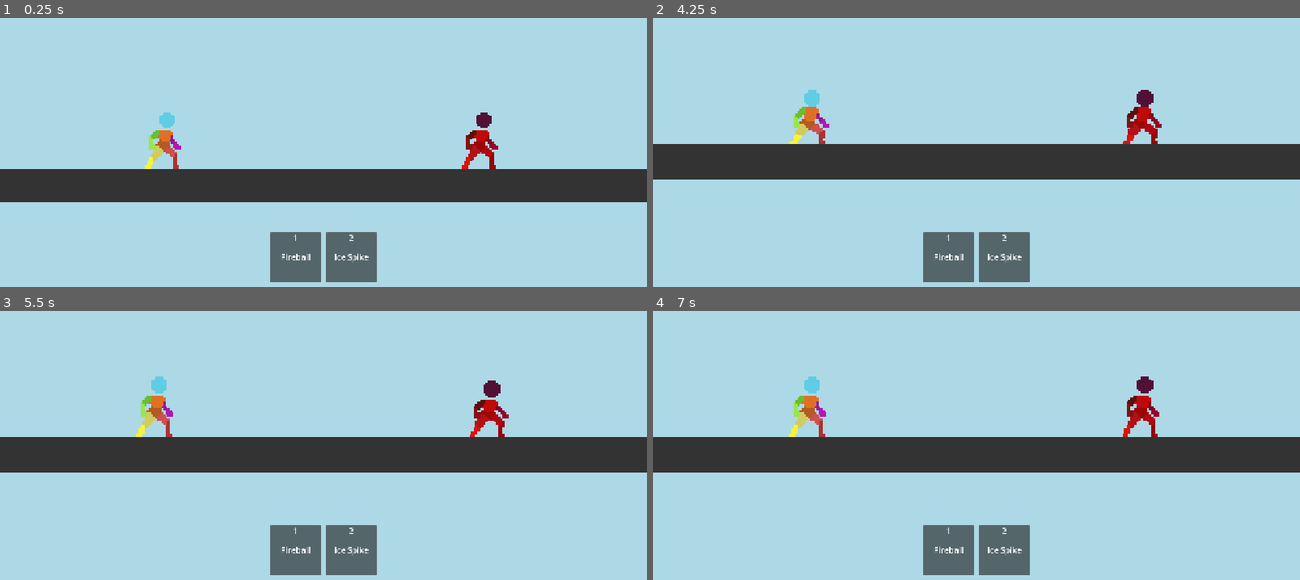
Above: before the commit, frames 1-4 (two rows, left to right).
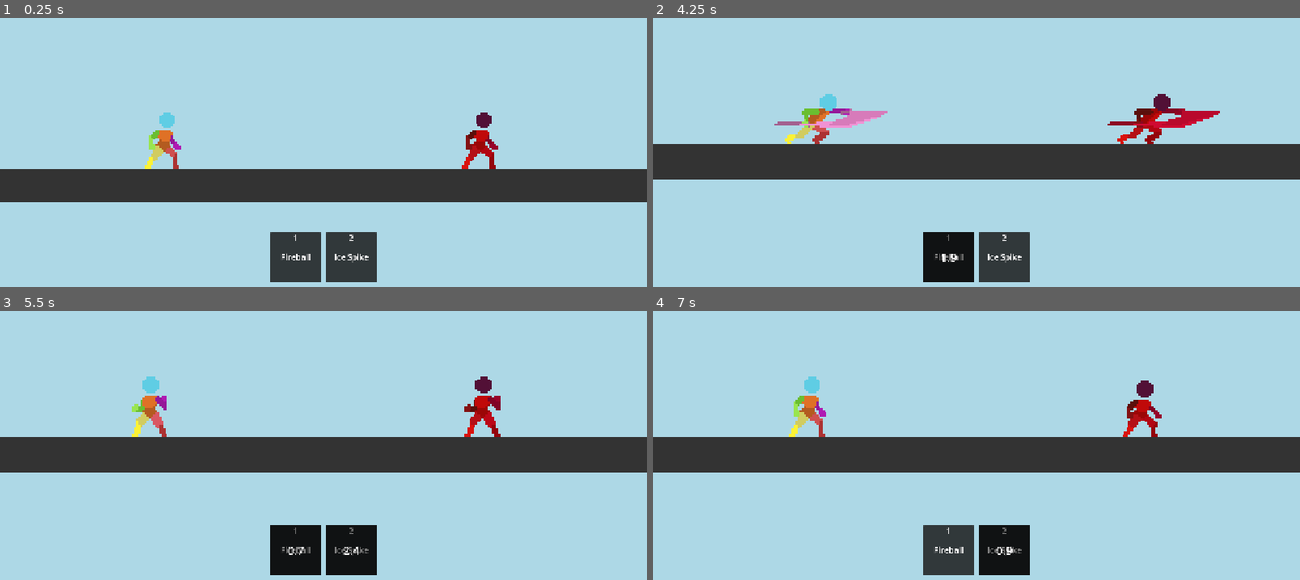
Above: after the commit, the same moments.

Repository: DevKlim/bookranker
Game: Godot game, scene res://scenes/Main.tscn
The game is run twice, just before and just after one commit, with the same random seed, the same clock (stepped at 60 frames per second) and the same inputs.
Inputs (mouse positions are in pixels of both pictures, inside the frame that each line leads up to):
- Up to frame 1 (0.25 s): no input
- Up to frame 2 (4.25 s): tap Enter at 0.5 s; move the mouse to (1118, 93) at 0.52 s; click (1118, 93) at 0.67 s; move the mouse to (847, 128) at 1.27 s; click (847, 128) at 1.42 s; move the mouse to (1041, 31) at 2.02 s; click (1041, 31) at 2.17 s; move the mouse to (944, 184) at 2.77 s; click (944, 184) at 2.92 s; move the mouse to (1170, 165) at 3.52 s; click (1170, 165) at 3.67 s; tap 1 (skill1) at 4.15 s
- Up to frame 3 (5.5 s): move the mouse to (129, 348) at 4.27 s; click (129, 348) at 4.42 s; tap 2 (skill2) at 4.9 s; move the mouse to (355, 405) at 5.02 s; click (355, 405) at 5.17 s
- Up to frame 4 (7 s): tap 3 (skill3) at 5.65 s; move the mouse to (879, 313) at 5.77 s; click (879, 313) at 5.92 s; tap 4 (skill4) at 6.4 s; move the mouse to (1118, 386) at 6.52 s; click (1118, 386) at 6.67 s

The runs differ from the first frame. In frame 1, 2.8% of the frame differs, in the area x 41-59%, y 79-99%; in frame 2, 5.2%, in the area x 18-88%, y 26-99%; in frame 3, 4.4%; in frame 4, 3.2%.
Error before the commit: Invalid access to property or key 'current_state' on a base object of type 'null instance'. (res://skill-system/PlayerSkillHandler.gd:47)

Commit message:
merge compl

Diff:
--- a/scenes/Main.tscn
+++ b/scenes/Main.tscn
@@ -1,10 +1,5 @@
-[gd_scene load_steps=6 format=3 uid="uid://dx3sxiv5a1apv"]
+[gd_scene load_steps=5 format=3 uid="uid://dx3sxiv5a1apv"]
 
-[ext_resource type="Script" uid="uid://ds0u5is7adgf7" path="res://Main.gd" id="1_2n7h5"]
-[ext_resource type="PackedScene" uid="uid://ck6c55r53o22t" path="res://Level.tscn" id="2_2o4n6"]
-[ext_resource type="PackedScene" uid="uid://ddt0l01c1q28p" path="res://Player.tscn" id="3_6d7t0"]
-[ext_resource type="Script" uid="uid://hqj6wruhs3yh" path="res://skill-system/PlayerSkillHandler.gd" id="4_cm0pq"]
-[ext_resource type="PackedScene" uid="uid://cpk7vy4faftvg" path="res://skill-system/ui/SkillBar.tscn" id="5_fos0i"]
 [ext_resource type="Script" uid="uid://dtfnsy5jfo334" path="res://scripts/Main.gd" id="1_0bbpv"]
 [ext_resource type="PackedScene" uid="uid://ck6c55r53o22t" path="res://scenes/Level.tscn" id="2_2o4n6"]
 [ext_resource type="PackedScene" uid="uid://ddt0l01c1q28p" path="res://scenes/Player.tscn" id="3_6d7t0"]
@@ -32,10 +27,6 @@
 jump_buffer_time = 0.19999999999708962
 landing_lag_duration = 0.3000000000029104
 
-[node name="Node" type="Node" parent="Player1"]
-script = ExtResource("4_cm0pq")
-skill_bar_scene = ExtResource("5_fos0i")
-
 [node name="Player2" parent="." instance=ExtResource("3_6d7t0")]
 position = Vector2(880, 350)
 scale = Vector2(3, 3)
--- a/scenes/Player.tscn
+++ b/scenes/Player.tscn
@@ -19,6 +19,9 @@
 [ext_resource type="Texture2D" uid="uid://dplr7g35oqe" path="res://assets/2d_fighter_template/Katana Continuous Attack/player katana continuous attack 80x64.png" id="18_5t5r0"]
 [ext_resource type="Script" uid="uid://qxwpqoxfr36e" path="res://scripts/editor/EditorHitbox.gd" id="19_ebwui"]
 [ext_resource type="Texture2D" uid="uid://mdsebygd70r0" path="res://assets/2d_fighter_template/Sword Stab/Player Sword Stab 96x48.png" id="19_s4h2e"]
+[ext_resource type="Script" path="res://skill-system/skills/Fireball.gd" id="20_g3q0u"]
+[ext_resource type="Script" path="res://skill-system/skills/IceSpike.gd" id="21_y0n0t"]
+[ext_resource type="PackedScene" uid="uid://cpk7vy4faftvg" path="res://skill-system/ui/SkillBar.tscn" id="22_mwh4f"]
 
 [sub_resource type="AtlasTexture" id="AtlasTexture_j1h2s"]
 atlas = ExtResource("19_s4h2e")
@@ -1106,6 +1109,18 @@
 animation_name = &"Air_Attack2_2"
 applied_velocity = Vector2(0, -50)
 
+[node name="Skills" type="Node" parent="."]
+
+[node name="Fireball" type="Node" parent="Skills"]
+script = ExtResource("20_g3q0u")
+
+[node name="IceSpike" type="Node" parent="Skills"]
+script = ExtResource("21_y0n0t")
+
+[node name="CanvasLayer" type="CanvasLayer" parent="."]
+
+[node name="SkillBar" parent="CanvasLayer" instance=ExtResource("22_mwh4f")]
+
 [connection signal="timeout" from="ComboTimer" to="." method="_on_combo_timer_timeout"]
 [connection signal="timeout" from="AttackLagTimer" to="." method="_on_attack_lag_timer_timeout"]
 [connection signal="timeout" from="LandingLagTimer" to="." method="_on_landing_lag_timer_timeout"]
--- a/scripts/Player.gd
+++ b/scripts/Player.gd
@@ -2,7 +2,7 @@
 
 # Load the Attack class definitions
 const Attack = preload("res://scripts/Attack.gd")
-# REMOVED HitboxData preload as it's no longer needed here.
+const Skill = preload("res://skill-system/Skill.gd")
 
 # EXPORT VARIABLES
 @export var player_id: int = 1
@@ -25,14 +25,17 @@
 ## If checked, active hitboxes will be drawn on screen.
 @export var debug_draw_hitboxes: bool = false
 
-# ATTACK VARIABLES
+# ATTACK & SKILL VARIABLES
 var attacks_map = {}
-var current_attack: Attack = null
+var skills_map = {}
+var skills_list: Array[Skill] = []
+var current_attack: Attack = null # Can be a normal Attack or a Skill
 var attack_input_buffered = ""
 var combo_counters: Dictionary = {} # Tracks progress for each attack chain
 var last_attack_chain: StringName = &""
 var _last_anim_frame = -1
 var is_in_fixed_move = false
+var skill_actions = ["skill1", "skill2", "skill3", "skill4"]
 
 # SPRINT (DOUBLE TAP) VARIABLES
 var last_tap_dir = 0
@@ -53,6 +56,8 @@
 @onready var animated_sprite = $AnimatedSprite2D
 @onready var hitbox_area = $Hitbox
 @onready var attacks_node = $Attacks
+@onready var skills_node = $Skills
+@onready var skill_bar = $CanvasLayer/SkillBar
 @onready var combo_timer = $ComboTimer
 @onready var attack_lag_timer = $AttackLagTimer
 @onready var landing_lag_timer = $LandingLagTimer
@@ -82,6 +87,8 @@
 	animated_sprite.animation_finished.connect(_on_animation_finished)
 
 	parse_attacks()
+	parse_skills()
+	setup_skill_bar()
 
 	# Configure timers
 	landing_lag_timer.wait_time = landing_lag_duration
@@ -97,8 +104,6 @@
 	_input_attack2 = "p%d_attack2" % player_id
 
 func _draw():
-	# The debug drawing is now handled by the editor plugin,
-	# but we can keep this for runtime debugging if we want.
 	if not debug_draw_hitboxes or current_state != State.ATTACK:
 		return
 
@@ -133,6 +138,21 @@
 		for input in attacks_map[state]:
 			attacks_map[state][input].sort_custom(func(a, b): return a.combo_index < b.combo_index)
 
+func parse_skills():
+	skills_map.clear()
+	skills_list.clear()
+	for skill_node in skills_node.get_children():
+		if skill_node is Skill:
+			var skill: Skill = skill_node
+			if not skill.skill_input_action.is_empty():
+				skills_map[skill.skill_input_action] = skill
+				skills_list.append(skill)
+	# Sort by action name to keep UI consistent
+	skills_list.sort_custom(func(a, b): return a.skill_input_action < b.skill_input_action)
+
+func setup_skill_bar():
+	if is_instance_valid(skill_bar):
+		skill_bar.setup_skill_bar(skills_list)
 
 func _physics_process(delta):
 	was_airborne = not is_on_floor()
@@ -185,10 +205,19 @@
 func handle_input():
 	if current_state in [State.ATTACK_LAG, State.LANDING_LAG]:
 		return
+
+	# Attack Inputs
 	if Input.is_action_just_pressed(_input_attack1):
 		handle_attack_input("attack1")
 	if Input.is_action_just_pressed(_input_attack2):
 		handle_attack_input("attack2")
+
+	# Skill Inputs
+	for action in skill_actions:
+		if Input.is_action_just_pressed(action):
+			handle_skill_input(action)
+
+	# Fast Fall
 	if not is_on_floor() and Input.is_action_just_pressed(_input_down):
 		if abs(velocity.y) < fast_fall_peak_threshold:
 			velocity.y = fast_fall_velocity
@@ -216,6 +245,12 @@
 		if opposite_input_pressed:
 			_end_attack_state() # Cancel the attack with no lag
 			return # Exit early
+
+	# --- Skill Effect Logic ---
+	if current_attack is Skill:
+		var skill: Skill = current_attack
+		if current_frame >= skill.effect_frame and _last_anim_frame < skill.effect_frame:
+			skill.execute_effect(self)
 
 	# --- Movement Logic ---
 	match current_attack.movement_type:
@@ -362,6 +397,20 @@
 	elif current_state not in [State.ATTACK_LAG, State.LANDING_LAG]:
 		find_and_initiate_attack(type)
 
+func handle_skill_input(action: String):
+	# Can't use skills while already attacking, in lag, etc.
+	if current_state in [State.ATTACK, State.ATTACK_LAG, State.LANDING_LAG]:
+		return
+
+	var skill: Skill = skills_map.get(action)
+
+	if skill and skill.can_use():
+		# Check if player state is valid for this skill (e.g. Grounded/Aerial)
+		var player_posture = "Aerial" if not is_on_floor() else "Grounded"
+		if skill.required_state == player_posture or skill.required_state == "Any": # Added "Any" for flexibility
+			initiate_attack(skill) # Re-use the attack initiation logic
+			skill.start_cooldown()
+
 func find_and_initiate_attack(input: String):
 	# Determine current state context for attacks
 	var state_key = "Grounded"
@@ -407,17 +456,18 @@
 	attack_input_buffered = ""
 	current_attack = attack_data
 
-	# If this is a new chain, clear the old one's progress.
-	# This handles switching from an attack1 combo to an attack2 combo starter.
-	if attack_data.attack_chain != last_attack_chain and last_attack_chain != &"":
-		combo_counters.erase(last_attack_chain)
-
-	last_attack_chain = attack_data.attack_chain
-	combo_counters[last_attack_chain] = attack_data.combo_index
+	if not attack_data is Skill:
+		# If this is a new chain, clear the old one's progress.
+		# This handles switching from an attack1 combo to an attack2 combo starter.
+		if attack_data.attack_chain != last_attack_chain and last_attack_chain != &"":
+			combo_counters.erase(last_attack_chain)
+
+		last_attack_chain = attack_data.attack_chain
+		combo_counters[last_attack_chain] = attack_data.combo_index
+		combo_timer.start()
 
 	animated_sprite.play(attack_data.animation_name)
 	_last_anim_frame = -1
-	combo_timer.start()
 
 func stop_fixed_move():
 	if is_in_fixed_move:
@@ -425,9 +475,7 @@
 		fixed_move_timer.stop()
 		velocity = Vector2.ZERO
 
-# --- NEW AND CORRECTED HITBOX FUNCTIONS ---
 func clear_active_hitboxes():
-	# This function now correctly clears all children of the Hitbox Area2D.
 	for child in hitbox_area.get_children():
 		child.queue_free()
 
@@ -438,23 +486,17 @@
 
 	var frame = animated_sprite.frame
 
-	# Iterate through the children of the current attack node.
 	for editor_hitbox in current_attack.get_children():
-		# Check if the child is one of our editor hitboxes and is active.
 		if "start_frame" in editor_hitbox and "end_frame" in editor_hitbox:
 			if frame >= editor_hitbox.start_frame and frame < editor_hitbox.end_frame:
 				var new_shape_node = CollisionShape2D.new()
 				var rect_shape = RectangleShape2D.new()
 
-				# Use the editor node's position and size to create the real hitbox.
 				rect_shape.size = editor_hitbox.size
-				# The position needs to be the center of the editor rect.
 				new_shape_node.position = editor_hitbox.position + editor_hitbox.size / 2.0
 
 				new_shape_node.shape = rect_shape
 				hitbox_area.add_child(new_shape_node)
-
-# --- END OF NEW HITBOX FUNCTIONS ---
 
 func update_animation_and_flip():
 	var direction = Input.get_axis(_input_left, _input_right)
--- a/skill-system/Skill.gd
+++ b/skill-system/Skill.gd
@@ -1,27 +1,28 @@
-# skill-system/Skill.gd
 class_name Skill
-extends Node
+extends Attack
 
-var skill_name = "skill"
-var description  = "description"
-var cooldown = 1.0
-var cooldown_timer = 0.0
-var action_duration = 0.5
+@export_group("Skill Properties")
+@export var skill_name: String = "New Skill"
+@export var description: String = "Skill description."
+@export var cooldown: float = 1.0
+@export var skill_input_action: String # e.g., "skill1"
+@export var effect_frame: int = 0
 
-func _process(delta):
+var cooldown_timer: float = 0.0
+
+func _process(delta: float) -> void:
 	if cooldown_timer > 0:
 		cooldown_timer -= delta
+		cooldown_timer = max(0.0, cooldown_timer)
 
-func can_use(player):
+func can_use() -> bool:
 	return cooldown_timer <= 0
 
-# SERVER LOGIC: This function handles cooldowns, applies damage, etc.
-# It runs ONLY on the host/server.
-func execute(player):
+func start_cooldown() -> void:
 	cooldown_timer = cooldown
-	print("Executing skill " + skill_name + " on server.")
 
-# CLIENT VISUALS: This function handles particles, sounds, animations.
-# It runs on EVERYONE'S machine, called by the 'play_skill_effect' RPC.
-func use(player):
-	print("This is where you would spawn particles or play sounds for " + skill_name)
+# This is where the skill's actual effect happens (e.g., spawning a projectile).
+# It's called from Player.gd when the animation hits the effect_frame.
+func execute_effect(player: CharacterBody2D) -> void:
+	# Base implementation does nothing. Override in specific skills.
+	print("Executing base skill effect for %s." % skill_name)
--- a/skill-system/skills/Fireball.gd
+++ b/skill-system/skills/Fireball.gd
@@ -1,16 +1,23 @@
 # skill-system/skills/Fireball.gd
 extends Skill
 
-func _init():
+func _init() -> void:
 	skill_name = "Fireball"
 	description = "Launches a fiery projectile."
 	cooldown = 2.0
-	action_duration = 1
+	skill_input_action = "skill1"
 
-# The 'use' function now only contains logic that ALL players should see.
-func use(player):
-	print("Fireball visual/audio logic is triggered for everyone.")
-	# Example:
-	# var fireball_scene = load("res://path/to/fireball_effect.tscn").instantiate()
-	# get_tree().root.add_child(fireball_scene)
-	# fireball_scene.global_transform = player.global_transform
+	# --- Inherited from Attack ---
+	# Let's reuse an existing animation for this example
+	animation_name = &"Attack2_1"
+	required_state = "Grounded" # Can be used on the ground
+	required_input = "attack1" # This is now unused for skills, but part of the base class
+	effect_frame = 2 # The frame the fireball should appear
+	end_lag_duration = 0.2 # Give it a bit of recovery time
+
+func execute_effect(player: CharacterBody2D) -> void:
+	print("WHOOSH! A fireball is launched from the player!")
+	# In a real game, you would instance a projectile scene here:
+	# var fireball_scene = load("res://scenes/projectiles/fireball.tscn").instantiate()
+	# player.get_parent().add_child(fireball_scene)
+	# fireball_scene.global_position = player.global_position + Vector2(30 * (1 if not player.animated_sprite.flip_h else -1), 0)
--- a/skill-system/skills/IceSpike.gd
+++ b/skill-system/skills/IceSpike.gd
@@ -4,6 +4,15 @@
 	skill_name = "Ice Spike"
 	description = "Summons a sharp ice spike from the ground."
 	cooldown = 3.0
+	skill_input_action = "skill2"
 
-func use(player):
-	print("Ice Spike specific logic")
+	# --- Inherited from Attack ---
+	animation_name = &"Attack1_3" # Reuse another animation
+	required_state = "Grounded"
+	required_input = "attack1" # Unused for skills
+	effect_frame = 4
+	end_lag_duration = 0.3
+
+func execute_effect(player: CharacterBody2D):
+	print("SHING! An ice spike erupts from the ground in front of the player!")
+	# In a real game, you would instance an effect scene here.
--- a/skill-system/ui/SkillBar.gd
+++ b/skill-system/ui/SkillBar.gd
@@ -9,17 +9,16 @@
 # Preload the SkillIcon scene so we can create instances of it.
 const SkillIconScene = preload("res://skill-system/ui/SkillIcon.tscn")
 
-# This is the function that PlayerSkillHandler is trying to call.
+# This is the function that Player.gd calls.
 # It takes the player's skills and builds the UI.
-func setup_skill_bar(player_skills: Dictionary):
+func setup_skill_bar(player_skills: Array[Skill]):
 	# Clear any old icons first to prevent duplicates.
 	for child in container.get_children():
 		child.queue_free()
 
 	# Create a new icon for each skill the player has.
-	for action_name in player_skills:
-		var skill = player_skills[action_name]
+	for skill in player_skills:
 		var skill_icon = SkillIconScene.instantiate()
 		container.add_child(skill_icon)
 		# Call the set_skill function on the new icon to configure it.
-		skill_icon.set_skill(skill, action_name)
+		skill_icon.set_skill(skill, skill.skill_input_action)
Not shown, added: assets/ui/bar_empty.png.import
Not shown, added: assets/ui/bar_health_delayed.png.import
Not shown, added: assets/ui/bar_health_instant.png.import
Not shown, added: assets/ui/bar_mana_delayed.png.import
Not shown, added: assets/ui/bar_mana_instant.png.import
Not shown: 1 places in scenes/Player.tscn that only renumber resources
